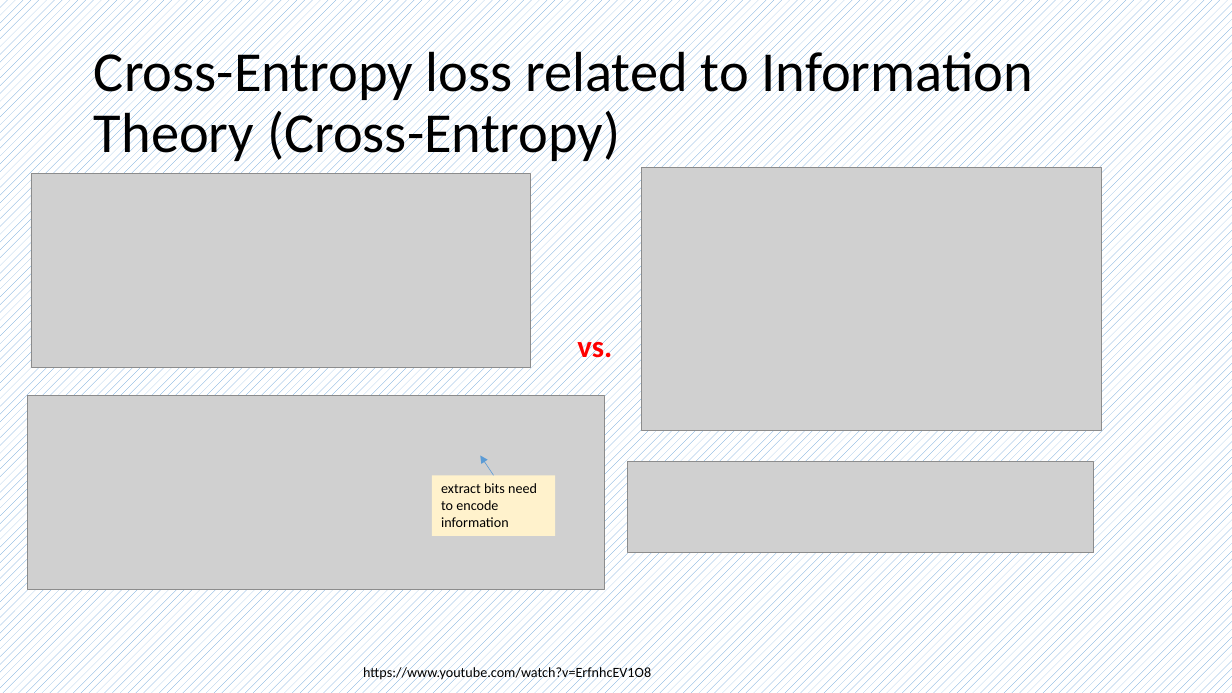
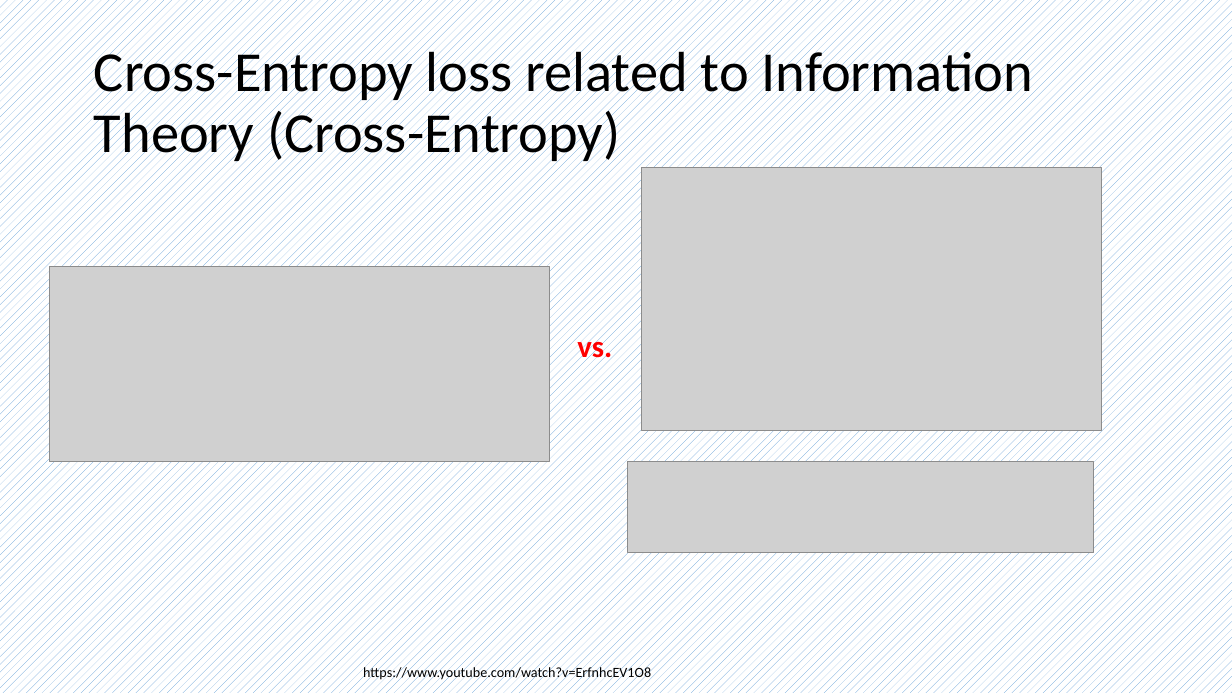
Before and after one commit to frankwxu/AI4DigitalForensics, a slide deck: slide 22 of lectures/08_multiclass_classification_n_to_n_2hidden/0_ML_concepts_multiclass.pptx (slide 15 before the commit). Drawn at 1232x693 pixels with LibreOffice and Linux fonts; fonts in the diff are those of the drawing; grey boxes stand for pictures; background and template pictures are left out. Boxes give left, top, right and bottom in pixels: in the first picture for what was removed or moved away, otherwise in the second. Text is boxed around its words. In the diff, an @@ line names an element or a change of style, - is before the commit and + after.

```diff
--- a/lectures/08_multiclass_classification_n_to_n_2hidden/0_ML_concepts_multiclass.pptx
+++ b/lectures/08_multiclass_classification_n_to_n_2hidden/0_ML_concepts_multiclass.pptx
@@ picture: place and size @@
-picture at <box>31,174,531,369</box>
+picture at <box>50,267,550,462</box>
@@ picture removed at <box>28,396,604,591</box> @@
@@ rectangle removed at <box>432,475,555,536</box> @@
-extract bits need to encode information
@@ arrow removed from (494, 475) to (481, 456) @@
```
Also in this commit, not shown: 2 other slides changed, 7 slides added, 6 other files.
